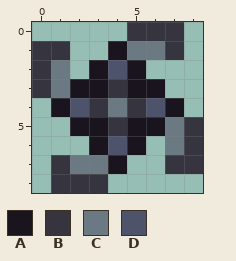
Two states of a pixel-art sprite, Projectiles/Thrown/AssassinsShurikenProg.png. Above is the file before it was changed.
The file is 18x18 pixels, drawn in blocks of 2x2; one block is one cell here.
Palette (. is transparent): A #19141d  B #36343e  C #6b7982  D #4d536b
Pixels before, first column x 0:
0 .....BBB.
1 BB..ACCB.
2 BC.ADA...
3 BCAABAA..
4 .ADBCBDA.
5 ..AABAACB
6 ...ADA.CB
7 .BCCA..BB
8 .BBB.....
And afterwards:
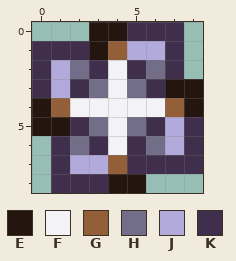
Colours new in this view: E #24160f  F #f3f3f7  G #935f39  H #726e89  J #b1aada  K #3f2f4c
From old to new:
Changed rows in their new state; - is an unchanged pixel.
first column x 0:
0 ---EEKKK-
1 KKKEGJJK-
2 KJHKFKHK-
3 KJKHFHKEE
4 EGFFFFFGE
5 EEKHFHKJK
6 -KHKFKHJK
7 -KJJGKKKK
8 -KKKEE---
Pixel boxes of the changes (left, top, right, bottom) in both pictures:
changed: (32, 22, 203, 193)
